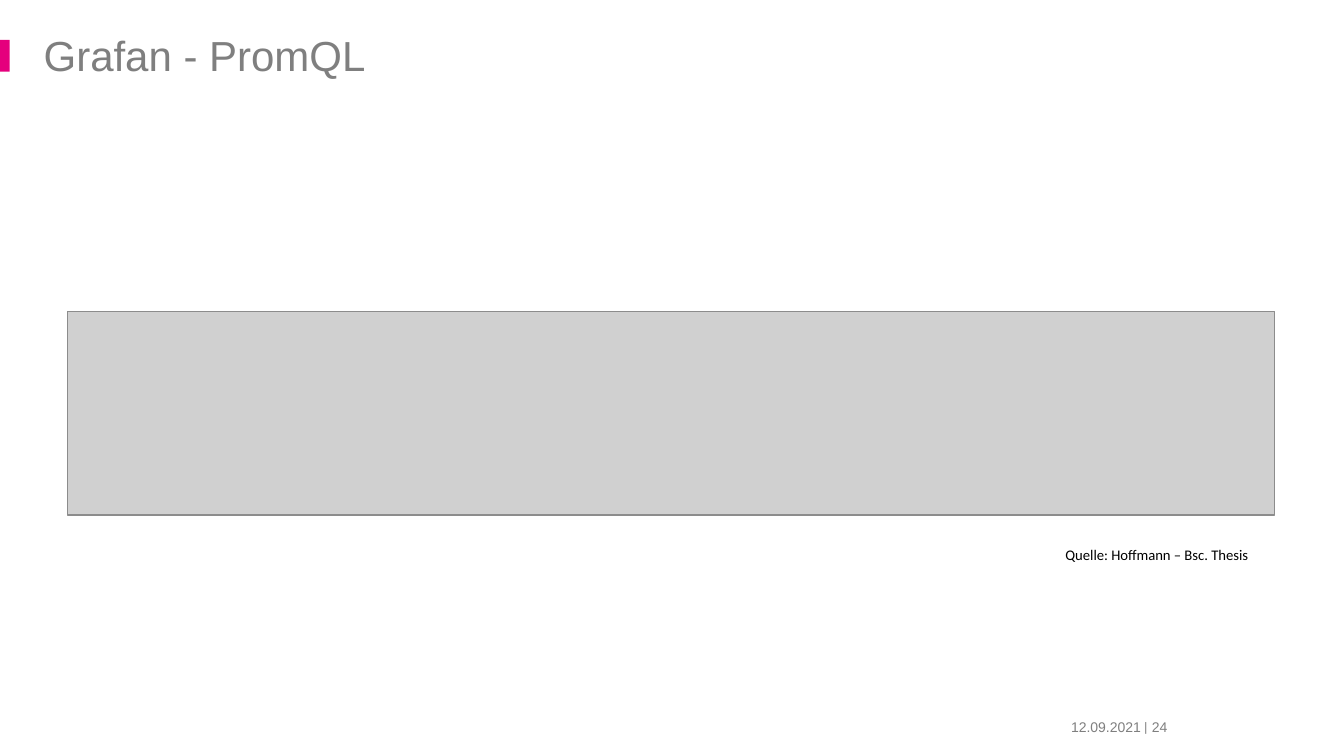
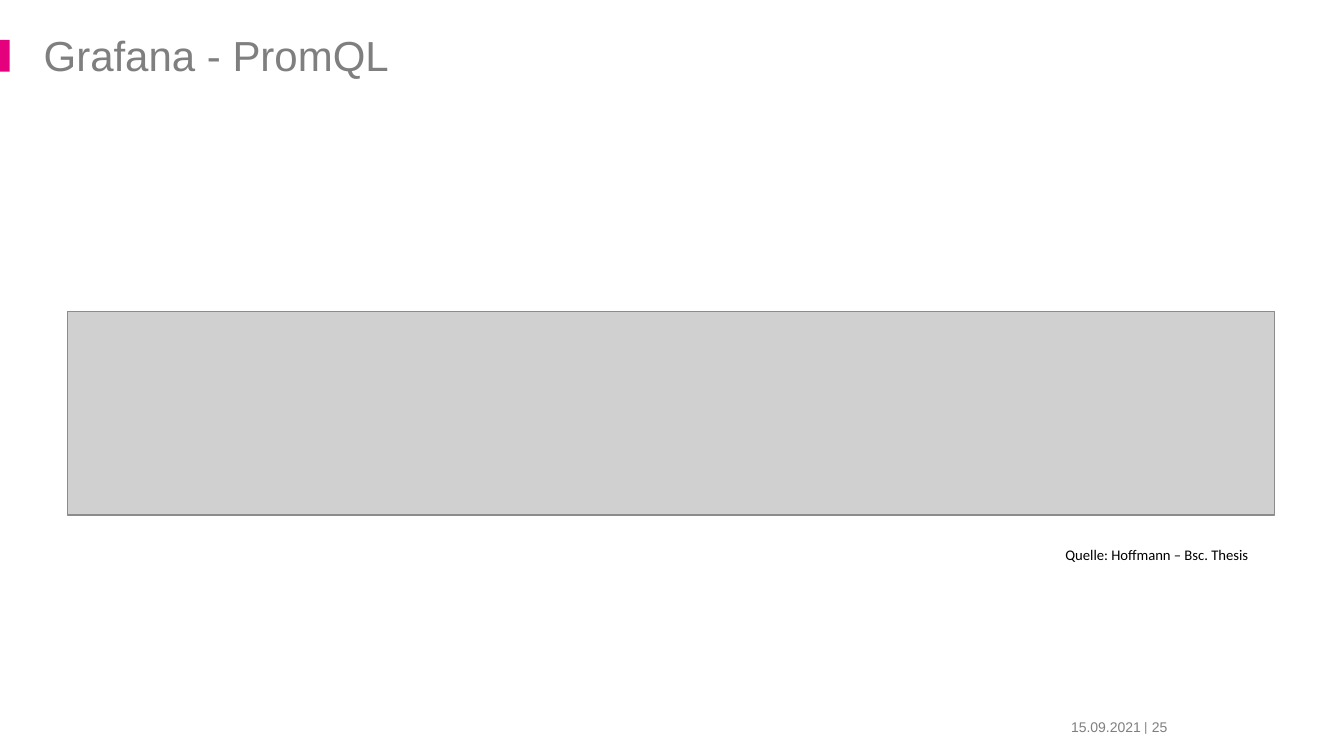
Before and after one commit to derMacon/serverless-bsc-thesis, a slide deck: slide 25 of slides/uni/hoffmann_serverless.pptx (slide 24 before the commit). Drawn at 1344x756 pixels with LibreOffice and Linux fonts; fonts in the diff are those of the drawing; grey boxes stand for pictures; background and template pictures are left out. Boxes give left, top, right and bottom in pixels: in the first picture for what was removed or moved away, otherwise in the second. Text is boxed around its words. In the diff, an @@ line names an element or a change of style, - is before the commit and + after.

```diff
--- a/slides/uni/hoffmann_serverless.pptx
+++ b/slides/uni/hoffmann_serverless.pptx
@@ title at box(44, 40, 389, 79): text changed @@
-Grafan - PromQL
+Grafana - PromQL
@@ text at box(1071, 722, 1141, 732): text changed @@
-12.09.2021
+15.09.2021
@@ page number at box(1152, 722, 1168, 732): text changed @@
-24
+25
```
Also in this commit, not shown: 26 other slides changed, 1 slide added, 3 other files.
